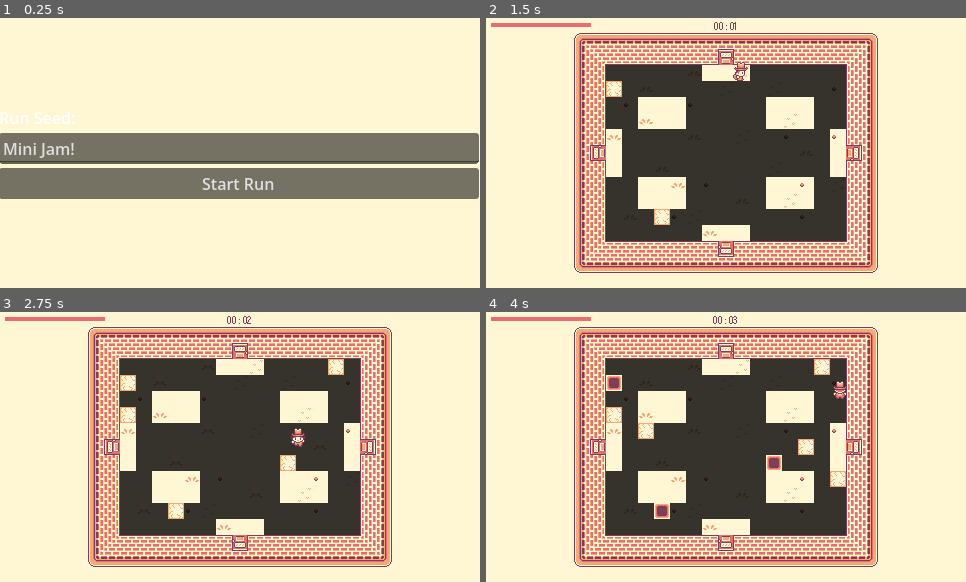
Above: before the commit, frames 1-4 (two rows, left to right).
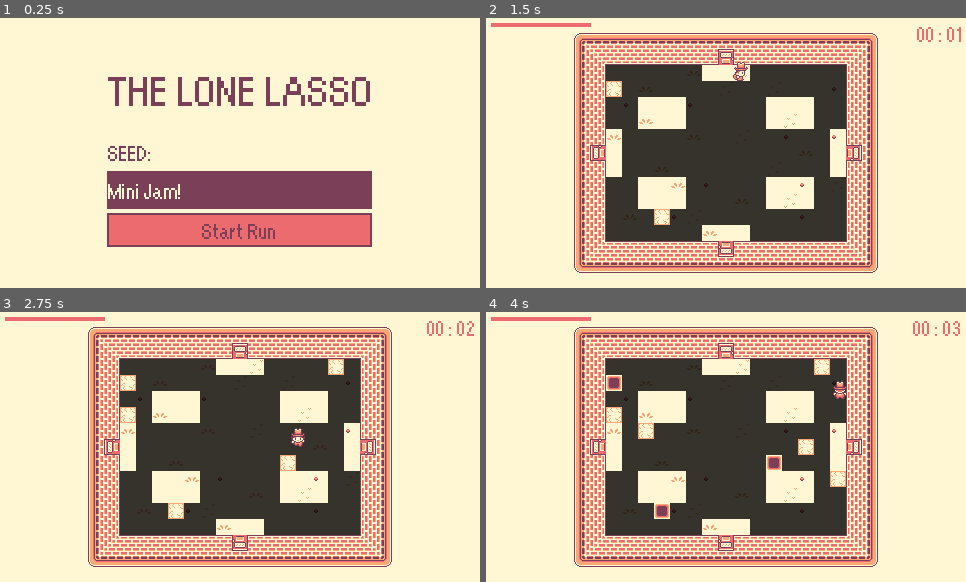
Above: after the commit, the same moments.

Repository: james-minor/mini-jam-206
Game: Godot game, scene res://scenes/main_menu/main_menu.tscn
Two runs of this game, one before a commit and one after it. Both use one fixed random seed, a clock stepped at 60 frames per second and the inputs below. Sound files missing from this copy of the repository are replaced by a short silence.
Inputs (mouse positions are in pixels of both pictures, inside the frame that each line leads up to):
- Up to frame 1 (0.25 s): no input
- Up to frame 2 (1.5 s): click "Start Run" at 0.5 s; tap Enter at 1.25 s; move the mouse to (831, 139) at 1.27 s; press the mouse at (831, 139) at 1.28 s; hold D (move_right) from 1.28 s (still down)
- Up to frame 3 (2.75 s): move the mouse to (144, 460) at 2.02 s; release D (move_right) at 2.03 s; release the mouse at (144, 460) at 2.03 s; hold S (move_down) from 2.03 s (still down); tap Shift (move_dash) at 2.1 s
- Up to frame 4 (4 s): move the mouse to (774, 387) at 2.77 s; release S (move_down) at 2.78 s; press the mouse at (774, 387) at 2.78 s; hold D (move_right) 2.78-3.53 s; move the mouse to (702, 501) at 3.52 s; release the mouse at (702, 501) at 3.53 s; hold W (move_up) from 3.53 s (still down); tap Shift (move_dash) at 3.6 s

The runs differ from the first frame. In frame 1, 34% of the frame differs, in the area x 0-100%, y 21-85%; in frame 2, 0.2%; in frame 3, 0.2%; in frame 4, 0.2%.

Commit message:
feat: updated main menu and game over visuals

Diff:
--- a/assets/default_label_settings.tres
+++ b/assets/default_label_settings.tres
@@ -5,4 +5,3 @@
 [resource]
 font = ExtResource("1_cag7l")
 font_size = 12
-font_color = Color(1, 0.9647059, 0.827451, 1)
--- /dev/null
+++ b/game_theme.tres
@@ -0,0 +1,37 @@
+[gd_resource type="Theme" format=3 uid="uid://ckej1goev05yt"]
+
+[ext_resource type="FontFile" uid="uid://cbkqnj532nd23" path="res://scenes/timer_ui/orange_kid_font.otf" id="1_1fvms"]
+
+[sub_resource type="StyleBoxFlat" id="StyleBoxFlat_p1w3f"]
+bg_color = Color(0.9764706, 0.65882355, 0.45882353, 1)
+border_width_left = 2
+border_width_top = 2
+border_width_right = 2
+border_width_bottom = 2
+border_color = Color(0.4862745, 0.24705882, 0.34509805, 1)
+
+[sub_resource type="StyleBoxFlat" id="StyleBoxFlat_1fvms"]
+bg_color = Color(0.92156863, 0.41960785, 0.43529412, 1)
+border_width_left = 2
+border_width_top = 2
+border_width_right = 2
+border_width_bottom = 2
+border_color = Color(0.4862745, 0.24705882, 0.34509805, 1)
+
+[sub_resource type="StyleBoxFlat" id="StyleBoxFlat_0ebjn"]
+bg_color = Color(0.92156863, 0.41960785, 0.43529412, 1)
+
+[sub_resource type="StyleBoxFlat" id="StyleBoxFlat_ob46e"]
+bg_color = Color(0.4862745, 0.24705882, 0.34509805, 1)
+
+[resource]
+Button/colors/font_color = Color(0.4862745, 0.24705882, 0.34509805, 1)
+Button/font_sizes/font_size = 24
+Button/fonts/font = ExtResource("1_1fvms")
+Button/styles/hover = SubResource("StyleBoxFlat_p1w3f")
+Button/styles/normal = SubResource("StyleBoxFlat_1fvms")
+LineEdit/colors/font_color = Color(1, 0.9647059, 0.827451, 1)
+LineEdit/font_sizes/font_size = 24
+LineEdit/fonts/font = ExtResource("1_1fvms")
+LineEdit/styles/focus = SubResource("StyleBoxFlat_0ebjn")
+LineEdit/styles/normal = SubResource("StyleBoxFlat_ob46e")
--- a/scenes/game_over_screen/game_over_screen.tscn
+++ b/scenes/game_over_screen/game_over_screen.tscn
@@ -2,6 +2,7 @@
 
 [ext_resource type="Script" uid="uid://dd531w57u52vw" path="res://scenes/game_over_screen/game_over_screen.gd" id="1_l2cnm"]
 [ext_resource type="LabelSettings" uid="uid://chv6ibghhlk27" path="res://assets/default_label_settings.tres" id="2_wndrr"]
+[ext_resource type="Theme" uid="uid://ckej1goev05yt" path="res://game_theme.tres" id="3_1ce25"]
 
 [node name="GameOverScreen" type="CanvasLayer" unique_id=171340332]
 script = ExtResource("1_l2cnm")
@@ -44,6 +45,7 @@
 [node name="NewRunButton" type="Button" parent="CenterContainer/VBoxContainer" unique_id=900025482]
 unique_name_in_owner = true
 layout_mode = 2
-text = "New Run"
+theme = ExtResource("3_1ce25")
+text = "      New Run      "
 
 [connection signal="pressed" from="CenterContainer/VBoxContainer/NewRunButton" to="." method="_on_new_run_button_pressed"]
--- a/scenes/main_menu/main_menu.tscn
+++ b/scenes/main_menu/main_menu.tscn
@@ -1,34 +1,56 @@
 [gd_scene format=3 uid="uid://c4eav14dpmfr7"]
 
 [ext_resource type="Script" uid="uid://cida1m3f277rf" path="res://scenes/main_menu/main_menu.gd" id="1_fsom3"]
+[ext_resource type="FontFile" uid="uid://cbkqnj532nd23" path="res://scenes/timer_ui/orange_kid_font.otf" id="2_0ebjn"]
+[ext_resource type="Theme" uid="uid://ckej1goev05yt" path="res://game_theme.tres" id="3_ob46e"]
+
+[sub_resource type="LabelSettings" id="LabelSettings_ob46e"]
+font = ExtResource("2_0ebjn")
+font_size = 48
+font_color = Color(0.4862745, 0.24705882, 0.34509805, 1)
+
+[sub_resource type="LabelSettings" id="LabelSettings_0ebjn"]
+font = ExtResource("2_0ebjn")
+font_size = 24
+font_color = Color(0.4862745, 0.24705882, 0.34509805, 1)
 
 [node name="MainMenu" type="CanvasLayer" unique_id=475725411]
 script = ExtResource("1_fsom3")
 
-[node name="VBoxContainer" type="VBoxContainer" parent="." unique_id=1204403398]
-anchors_preset = 14
-anchor_top = 0.5
+[node name="CenterContainer" type="CenterContainer" parent="." unique_id=1690911561]
+anchors_preset = 15
 anchor_right = 1.0
-anchor_bottom = 0.5
-offset_left = -1.0
-offset_top = -34.0
-offset_right = -1.0
-offset_bottom = 32.0
+anchor_bottom = 1.0
 grow_horizontal = 2
 grow_vertical = 2
 
-[node name="Label" type="Label" parent="VBoxContainer" unique_id=1976577773]
+[node name="VBoxContainer2" type="VBoxContainer" parent="CenterContainer" unique_id=846883978]
 layout_mode = 2
-text = "Run Seed:"
+theme_override_constants/separation = 20
 
-[node name="SeedInput" type="LineEdit" parent="VBoxContainer" unique_id=571798642]
+[node name="Label" type="Label" parent="CenterContainer/VBoxContainer2" unique_id=694634359]
+layout_mode = 2
+text = "THE LONE LASSO"
+label_settings = SubResource("LabelSettings_ob46e")
+
+[node name="VBoxContainer" type="VBoxContainer" parent="CenterContainer/VBoxContainer2" unique_id=1204403398]
+layout_mode = 2
+
+[node name="Label" type="Label" parent="CenterContainer/VBoxContainer2/VBoxContainer" unique_id=1976577773]
+layout_mode = 2
+text = "SEED:"
+label_settings = SubResource("LabelSettings_0ebjn")
+
+[node name="SeedInput" type="LineEdit" parent="CenterContainer/VBoxContainer2/VBoxContainer" unique_id=571798642]
 unique_name_in_owner = true
 layout_mode = 2
+theme = ExtResource("3_ob46e")
 text = "Mini Jam!"
 
-[node name="StartButton" type="Button" parent="VBoxContainer" unique_id=187722633]
+[node name="StartButton" type="Button" parent="CenterContainer/VBoxContainer2/VBoxContainer" unique_id=187722633]
 unique_name_in_owner = true
 layout_mode = 2
+theme = ExtResource("3_ob46e")
 text = "Start Run"
 
-[connection signal="pressed" from="VBoxContainer/StartButton" to="." method="_on_start_button_pressed"]
+[connection signal="pressed" from="CenterContainer/VBoxContainer2/VBoxContainer/StartButton" to="." method="_on_start_button_pressed"]
--- a/scenes/timer_ui/timer_ui.tscn
+++ b/scenes/timer_ui/timer_ui.tscn
@@ -5,8 +5,8 @@
 
 [sub_resource type="LabelSettings" id="LabelSettings_hel6x"]
 font = ExtResource("2_ll2t2")
-font_size = 12
-font_color = Color(0.4862745, 0.24705882, 0.34509805, 1)
+font_size = 24
+font_color = Color(0.92156863, 0.41960785, 0.43529412, 1)
 
 [node name="TimerUi" type="Control" unique_id=1189747434]
 layout_mode = 3
@@ -17,15 +17,18 @@
 grow_vertical = 2
 script = ExtResource("1_hel6x")
 
-[node name="TimerLabel" type="Label" parent="." unique_id=513193315]
+[node name="MarginContainer" type="MarginContainer" parent="." unique_id=1491741616]
+layout_mode = 1
+anchors_preset = 10
+anchor_right = 1.0
+offset_bottom = 30.0
+grow_horizontal = 2
+theme_override_constants/margin_right = 5
+
+[node name="TimerLabel" type="Label" parent="MarginContainer" unique_id=513193315]
 unique_name_in_owner = true
-layout_mode = 1
-anchors_preset = 5
-anchor_left = 0.5
-anchor_right = 0.5
-offset_left = -20.0
-offset_right = 20.0
-offset_bottom = 23.0
-grow_horizontal = 2
+layout_mode = 2
+text = "0000"
 label_settings = SubResource("LabelSettings_hel6x")
-horizontal_alignment = 1
+horizontal_alignment = 2
+vertical_alignment = 1
